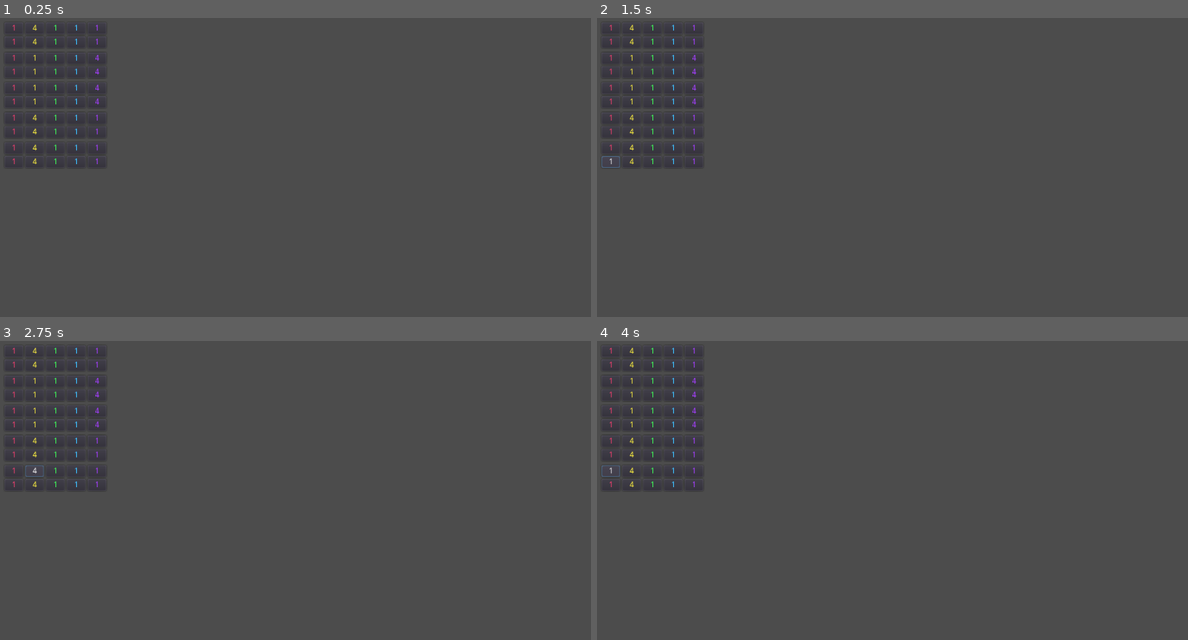
Above: before the commit, frames 1-4 (two rows, left to right).
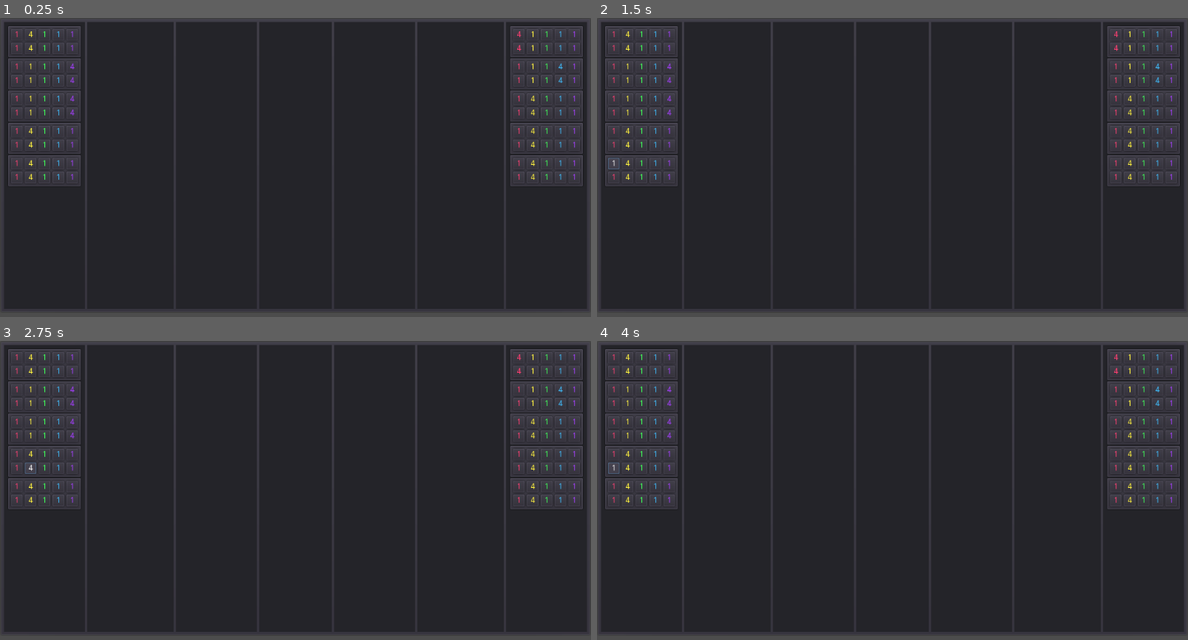
Above: after the commit, the same moments.

Repository: Pe3Hu/ngaru
Game: Godot game, scene res://Main/Main.tscn
Same seed, same stepped clock (60 frames per second), same inputs: the game is played once before the commit and once after it. Before the commit the project starts from res://player/Player.tscn.
Inputs:
- Up to frame 1 (0.25 s): no input
- Up to frame 2 (1.5 s): click "1" at 0.5 s; click "1" at 1.25 s
- Up to frame 3 (2.75 s): click "4" at 2 s
- Up to frame 4 (4 s): click "4" at 2.75 s; click "1" at 3.5 s

The runs differ from the first frame. In frame 1, 82% of the frame differs, in the area x 0-100%, y 1-99%; in frame 2, 82%; in frame 3, 82%; in frame 4, 82%.

Commit message:
update version 0.002
1. stencil added

Diff:
--- /dev/null
+++ b/Main/Main.tscn
@@ -0,0 +1,73 @@
+[gd_scene load_steps=2 format=2]
+
+[ext_resource path="res://player/Player.tscn" type="PackedScene" id=1]
+
+[node name="Main_control" type="Control"]
+anchor_right = 1.0
+anchor_bottom = 1.0
+__meta__ = {
+"_edit_use_anchors_": false
+}
+
+[node name="main_bg" type="PanelContainer" parent="."]
+margin_right = 1024.0
+margin_bottom = 512.0
+size_flags_horizontal = 0
+size_flags_vertical = 0
+__meta__ = {
+"_edit_use_anchors_": false
+}
+
+[node name="main_layout" type="GridContainer" parent="main_bg"]
+margin_left = 7.0
+margin_top = 7.0
+margin_right = 1017.0
+margin_bottom = 505.0
+columns = 7
+
+[node name="Panel" type="Panel" parent="main_bg/main_layout"]
+margin_right = 140.0
+margin_bottom = 498.0
+rect_min_size = Vector2( 140, 0 )
+
+[node name="Player" parent="main_bg/main_layout/Panel" instance=ExtResource( 1 )]
+
+[node name="Panel2" type="Panel" parent="main_bg/main_layout"]
+margin_left = 144.0
+margin_right = 294.0
+margin_bottom = 498.0
+rect_min_size = Vector2( 150, 0 )
+
+[node name="Panel5" type="Panel" parent="main_bg/main_layout"]
+margin_left = 298.0
+margin_right = 438.0
+margin_bottom = 498.0
+rect_min_size = Vector2( 140, 0 )
+
+[node name="Panel6" type="Panel" parent="main_bg/main_layout"]
+margin_left = 442.0
+margin_right = 568.0
+margin_bottom = 498.0
+rect_min_size = Vector2( 100, 0 )
+size_flags_horizontal = 3
+size_flags_vertical = 3
+
+[node name="Panel3" type="Panel" parent="main_bg/main_layout"]
+margin_left = 572.0
+margin_right = 712.0
+margin_bottom = 498.0
+rect_min_size = Vector2( 140, 0 )
+
+[node name="Panel7" type="Panel" parent="main_bg/main_layout"]
+margin_left = 716.0
+margin_right = 866.0
+margin_bottom = 498.0
+rect_min_size = Vector2( 150, 0 )
+
+[node name="Panel4" type="Panel" parent="main_bg/main_layout"]
+margin_left = 870.0
+margin_right = 1010.0
+margin_bottom = 498.0
+rect_min_size = Vector2( 140, 0 )
+
+[node name="Player" parent="main_bg/main_layout/Panel4" instance=ExtResource( 1 )]
--- a/player/Player.gd
+++ b/player/Player.gd
@@ -1,8 +1,7 @@
 extends Node
 
-var x_start = 8
-var y_start = 8
-var offset = 52
+var vial_offset = 56
+var panel_offset = 12
 
 var hand_size = 5
 var deck_size = 10
@@ -19,9 +18,42 @@
 
 func save():
 	var save_data = File.new()
+	var dictionary = {
+		"2":{
+			"binary": [],
+			"int": []
+			}
+		}
 
-	save_data.open(path_vial_types, File.WRITE)
-	save_data.store_line(to_json(charge))
+	var l = 2 * 5 - 1
+	for i in 2:
+		for j in 5:
+			if(j > 0):
+				var txt = "0000000000"
+				txt[l-i*5] = "1"
+				txt[l-i*5-j] = "1"
+				dictionary["2"]["binary"].append(txt)
+
+		for j in 5:
+			if(j == 1) or (j == 2):
+				var txt = "0000000000"
+				txt[l-i*5-j] = "1"
+				txt[l-(i+1)*5+j] = "1"
+				dictionary["2"]["binary"].append(txt)
+
+	for txt in dictionary["2"]["binary"]:
+		var n = 0
+		var d = 512
+
+		for j in txt:
+			if(j == "1"):
+				n+=d
+			d/=2
+
+		dictionary["2"]["int"].append(n)
+
+	save_data.open("res://stencil/stencil_types.json", File.WRITE)
+	save_data.store_line(to_json(dictionary))
 	save_data.close()
 
 func load_vial_types():
@@ -44,15 +76,16 @@
 		rng.randomize()
 		var index = floor(rng.randf_range(0, vial_types.size()))
 		var charge = vial_types[index]
-		vial.set_charge(vial_types[index])
+		vial.set_charge(charge)
 		add_child(vial)
 		draw_deck.append(vial)
 
-	print(draw_deck)
-
 func grid_to_pixel(index):
-	var x = x_start + offset * 0;
-	var y = y_start + offset * index;
+	var parent = get_parent()
+	var x_start = parent.get_rect().position.x
+	var y_start = parent.get_rect().position.y
+	var x = x_start + panel_offset;
+	var y = y_start + panel_offset + vial_offset * index;
 	return Vector2(x, y);
 
 func fill_hand():
@@ -63,7 +96,6 @@
 		var index = current_hand.find(vial,0)
 		vial.set_position(grid_to_pixel(index))
 		vial.set_visible(true)
-	print(current_hand)
 
 func draw_from_deck():
 	if(draw_deck.size() == 0):
@@ -74,7 +106,7 @@
 
 	current_hand.append(draw_deck.pop_back())
 
-
 func _ready():
 	init_vials()
 	fill_hand()
+	save()
--- a/project.godot
+++ b/project.godot
@@ -11,7 +11,7 @@
 [application]
 
 config/name="Godot"
-run/main_scene="res://player/Player.tscn"
+run/main_scene="res://Main/Main.tscn"
 config/icon="res://icon.png"
 
 [display]
--- /dev/null
+++ b/stencil/Stencil.tscn
@@ -0,0 +1,136 @@
+[gd_scene load_steps=7 format=2]
+
+[ext_resource path="res://assets/spoof_box.png" type="Texture" id=1]
+[ext_resource path="res://assets/depth_box.png" type="Texture" id=2]
+[ext_resource path="res://assets/feint_box.png" type="Texture" id=3]
+[ext_resource path="res://assets/recce_box.png" type="Texture" id=4]
+[ext_resource path="res://assets/empty_box.png" type="Texture" id=5]
+[ext_resource path="res://assets/cargo_box.png" type="Texture" id=6]
+
+[node name="stencil" type="Node"]
+
+[node name="PanelContainer" type="PanelContainer" parent="."]
+margin_left = -1.0
+margin_right = 149.0
+margin_bottom = 66.0
+__meta__ = {
+"_edit_use_anchors_": false
+}
+
+[node name="GridContainer" type="GridContainer" parent="PanelContainer"]
+margin_left = 7.0
+margin_top = 7.0
+margin_right = 143.0
+margin_bottom = 59.0
+columns = 5
+__meta__ = {
+"_edit_use_anchors_": false
+}
+
+[node name="cargo" type="VBoxContainer" parent="PanelContainer/GridContainer"]
+margin_right = 24.0
+margin_bottom = 52.0
+
+[node name="onslaught" type="CheckBox" parent="PanelContainer/GridContainer/cargo"]
+margin_right = 24.0
+margin_bottom = 24.0
+grow_horizontal = 0
+custom_icons/checked = ExtResource( 6 )
+custom_icons/unchecked = ExtResource( 5 )
+align = 2
+expand_icon = true
+
+[node name="retention" type="CheckBox" parent="PanelContainer/GridContainer/cargo"]
+margin_top = 28.0
+margin_right = 24.0
+margin_bottom = 52.0
+custom_icons/checked = ExtResource( 6 )
+custom_icons/unchecked = ExtResource( 5 )
+
+[node name="recce" type="VBoxContainer" parent="PanelContainer/GridContainer"]
+margin_left = 28.0
+margin_right = 52.0
+margin_bottom = 52.0
+rect_min_size = Vector2( 20, 0 )
+size_flags_horizontal = 0
+size_flags_vertical = 0
+
+[node name="onslaught" type="CheckBox" parent="PanelContainer/GridContainer/recce"]
+margin_right = 24.0
+margin_bottom = 24.0
+rect_min_size = Vector2( 15, 15 )
+custom_icons/checked = ExtResource( 4 )
+custom_icons/unchecked = ExtResource( 5 )
+align = 1
+
+[node name="retention" type="CheckBox" parent="PanelContainer/GridContainer/recce"]
+margin_top = 28.0
+margin_right = 24.0
+margin_bottom = 52.0
+rect_min_size = Vector2( 15, 15 )
+custom_icons/checked = ExtResource( 4 )
+custom_icons/unchecked = ExtResource( 5 )
+align = 1
+
+[node name="depth" type="VBoxContainer" parent="PanelContainer/GridContainer"]
+margin_left = 56.0
+margin_right = 80.0
+margin_bottom = 52.0
+rect_min_size = Vector2( 20, 0 )
+size_flags_horizontal = 3
+size_flags_vertical = 3
+
+[node name="onslaught" type="CheckBox" parent="PanelContainer/GridContainer/depth"]
+margin_right = 24.0
+margin_bottom = 24.0
+custom_icons/checked = ExtResource( 3 )
+custom_icons/unchecked = ExtResource( 5 )
+
+[node name="retention" type="CheckBox" parent="PanelContainer/GridContainer/depth"]
+margin_top = 28.0
+margin_right = 24.0
+margin_bottom = 52.0
+custom_icons/checked = ExtResource( 3 )
+custom_icons/unchecked = ExtResource( 5 )
+
+[node name="feint" type="VBoxContainer" parent="PanelContainer/GridContainer"]
+margin_left = 84.0
+margin_right = 108.0
+margin_bottom = 52.0
+rect_min_size = Vector2( 20, 0 )
+size_flags_horizontal = 3
+size_flags_vertical = 3
+
+[node name="onslaught" type="CheckBox" parent="PanelContainer/GridContainer/feint"]
+margin_right = 24.0
+margin_bottom = 24.0
+custom_icons/checked = ExtResource( 2 )
+custom_icons/unchecked = ExtResource( 5 )
+
+[node name="retention" type="CheckBox" parent="PanelContainer/GridContainer/feint"]
+margin_top = 28.0
+margin_right = 24.0
+margin_bottom = 52.0
+custom_icons/checked = ExtResource( 2 )
+custom_icons/unchecked = ExtResource( 5 )
+
+[node name="spoof" type="VBoxContainer" parent="PanelContainer/GridContainer"]
+margin_left = 112.0
+margin_right = 136.0
+margin_bottom = 52.0
+rect_min_size = Vector2( 16, 0 )
+size_flags_horizontal = 3
+size_flags_vertical = 3
+
+[node name="onslaught" type="CheckBox" parent="PanelContainer/GridContainer/spoof"]
+margin_right = 24.0
+margin_bottom = 24.0
+custom_icons/checked = ExtResource( 1 )
+custom_icons/unchecked = ExtResource( 5 )
+
+[node name="retention" type="CheckBox" parent="PanelContainer/GridContainer/spoof"]
+margin_top = 28.0
+margin_right = 24.0
+margin_bottom = 52.0
+custom_icons/checked = ExtResource( 1 )
+custom_icons/unchecked = ExtResource( 5 )
--- /dev/null
+++ b/stencil/stencil_types.json
@@ -0,0 +1 @@
+{"2":{"binary":["0000000011","0000000101","0000001001","0000010001","0000010010","0000001100","0001100000","0010100000","0100100000","1000100000","1001000000","0110000000"],"int":[3,5,9,17,18,12,96,160,288,544,576,384]}}
--- a/vial/Vial.gd
+++ b/vial/Vial.gd
@@ -3,13 +3,13 @@
 func set_charge(charge):
 	for first_key in charge:
 		for second_key in charge[first_key]:
-			get_node("charge/"+first_key+"/"+second_key).text = String(charge[first_key][second_key])
+			get_node("container/charge/"+first_key+"/"+second_key).text = String(charge[first_key][second_key])
 
 func set_position(vec):
-	get_node("charge").rect_position = vec
+	get_node("container").rect_position = vec
 
 func set_visible(flag):
-	get_node("charge").visible = flag
+	get_node("container").visible = flag
 
 func _ready():
 	pass # Replace with function body.
--- a/vial/Vial.tscn
+++ b/vial/Vial.tscn
@@ -5,110 +5,124 @@
 [node name="Vial" type="Node"]
 script = ExtResource( 1 )
 
-[node name="charge" type="GridContainer" parent="."]
+[node name="container" type="PanelContainer" parent="."]
 visible = false
-margin_right = 176.0
-margin_bottom = 44.0
+margin_right = 14.0
+margin_bottom = 14.0
+__meta__ = {
+"_edit_use_anchors_": false
+}
+
+[node name="charge" type="GridContainer" parent="container"]
+margin_left = 7.0
+margin_top = 7.0
+margin_right = 123.0
+margin_bottom = 51.0
 columns = 5
 __meta__ = {
 "_edit_use_anchors_": false
 }
 
-[node name="cargo" type="VBoxContainer" parent="charge"]
-margin_right = 32.0
+[node name="cargo" type="VBoxContainer" parent="container/charge"]
+margin_right = 20.0
 margin_bottom = 44.0
+rect_min_size = Vector2( 20, 20 )
 size_flags_horizontal = 3
 size_flags_vertical = 3
 
-[node name="onslaught" type="Button" parent="charge/cargo"]
-margin_right = 32.0
+[node name="onslaught" type="Button" parent="container/charge/cargo"]
+margin_right = 20.0
 margin_bottom = 20.0
-custom_colors/font_color = Color( 1, 0.25, 0.45, 1 )
+custom_colors/font_color = Color( 1, 0.25098, 0.45098, 1 )
 text = "0"
 
-[node name="retention" type="Button" parent="charge/cargo"]
+[node name="retention" type="Button" parent="container/charge/cargo"]
 margin_top = 24.0
-margin_right = 32.0
+margin_right = 20.0
 margin_bottom = 44.0
 custom_colors/font_color = Color( 1, 0.25, 0.45, 1 )
 text = "0"
 
-[node name="recce" type="VBoxContainer" parent="charge"]
-margin_left = 36.0
-margin_right = 68.0
+[node name="recce" type="VBoxContainer" parent="container/charge"]
+margin_left = 24.0
+margin_right = 44.0
 margin_bottom = 44.0
+rect_min_size = Vector2( 20, 0 )
 size_flags_horizontal = 3
 size_flags_vertical = 0
 
-[node name="onslaught" type="Button" parent="charge/recce"]
-margin_right = 32.0
+[node name="onslaught" type="Button" parent="container/charge/recce"]
+margin_right = 20.0
 margin_bottom = 20.0
-custom_colors/font_color = Color( 1, 0.95, 0.25, 1 )
+custom_colors/font_color = Color( 1, 0.94902, 0.25098, 1 )
 text = "0"
 
-[node name="retention" type="Button" parent="charge/recce"]
+[node name="retention" type="Button" parent="container/charge/recce"]
 margin_top = 24.0
-margin_right = 32.0
+margin_right = 20.0
 margin_bottom = 44.0
 custom_colors/font_color = Color( 1, 0.95, 0.25, 1 )
 text = "0"
 
-[node name="feint" type="VBoxContainer" parent="charge"]
-margin_left = 72.0
-margin_right = 104.0
+[node name="feint" type="VBoxContainer" parent="container/charge"]
+margin_left = 48.0
+margin_right = 68.0
 margin_bottom = 44.0
+rect_min_size = Vector2( 20, 0 )
 size_flags_horizontal = 3
 size_flags_vertical = 3
 
-[node name="onslaught" type="Button" parent="charge/feint"]
-margin_right = 32.0
+[node name="onslaught" type="Button" parent="container/charge/feint"]
+margin_right = 20.0
 margin_bottom = 20.0
-custom_colors/font_color = Color( 0.25, 1, 0.35, 1 )
+custom_colors/font_color = Color( 0.25098, 1, 0.34902, 1 )
 text = "0"
 
-[node name="retention" type="Button" parent="charge/feint"]
+[node name="retention" type="Button" parent="container/charge/feint"]
 margin_top = 24.0
-margin_right = 32.0
+margin_right = 20.0
 margin_bottom = 44.0
 custom_colors/font_color = Color( 0.25, 1, 0.35, 1 )
 text = "0"
 
-[node name="depth" type="VBoxContainer" parent="charge"]
-margin_left = 108.0
-margin_right = 140.0
+[node name="depth" type="VBoxContainer" parent="container/charge"]
+margin_left = 72.0
+margin_right = 92.0
 margin_bottom = 44.0
+rect_min_size = Vector2( 20, 0 )
 size_flags_horizontal = 3
 size_flags_vertical = 3
 
-[node name="onslaught" type="Button" parent="charge/depth"]
-margin_right = 32.0
+[node name="onslaught" type="Button" parent="container/charge/depth"]
+margin_right = 20.0
 margin_bottom = 20.0
-custom_colors/font_color = Color( 0.25, 0.75, 1, 1 )
+custom_colors/font_color = Color( 0.25098, 0.74902, 1, 1 )
 text = "0"
 
-[node name="retention" type="Button" parent="charge/depth"]
+[node name="retention" type="Button" parent="container/charge/depth"]
 margin_top = 24.0
-margin_right = 32.0
+margin_right = 20.0
 margin_bottom = 44.0
 custom_colors/font_color = Color( 0.25, 0.75, 1, 1 )
 text = "0"
 
-[node name="spoof" type="VBoxContainer" parent="charge"]
-margin_left = 144.0
-margin_right = 176.0
+[node name="spoof" type="VBoxContainer" parent="container/charge"]
+margin_left = 96.0
+margin_right = 116.0
 margin_bottom = 44.0
+rect_min_size = Vector2( 20, 0 )
 size_flags_horizontal = 3
 size_flags_vertical = 3
 
-[node name="onslaught" type="Button" parent="charge/spoof"]
-margin_right = 32.0
+[node name="onslaught" type="Button" parent="container/charge/spoof"]
+margin_right = 20.0
 margin_bottom = 20.0
-custom_colors/font_color = Color( 0.65, 0.25, 1, 1 )
+custom_colors/font_color = Color( 0.65098, 0.25098, 1, 1 )
 text = "0"
 
-[node name="retention" type="Button" parent="charge/spoof"]
+[node name="retention" type="Button" parent="container/charge/spoof"]
 margin_top = 24.0
-margin_right = 32.0
+margin_right = 20.0
 margin_bottom = 44.0
 custom_colors/font_color = Color( 0.65, 0.25, 1, 1 )
 text = "0"
Binary file added: assets/cargo_box.png
Not shown, added: assets/cargo_box.png.import
Binary file added: assets/depth_box.png
Not shown, added: assets/depth_box.png.import
Binary file added: assets/empty_box.png
Not shown, added: assets/empty_box.png.import
Binary file added: assets/feint_box.png
Not shown, added: assets/feint_box.png.import
Binary file added: assets/recce_box.png
Not shown, added: assets/recce_box.png.import
Binary file added: assets/spoof_box.png
Not shown, added: assets/spoof_box.png.import
